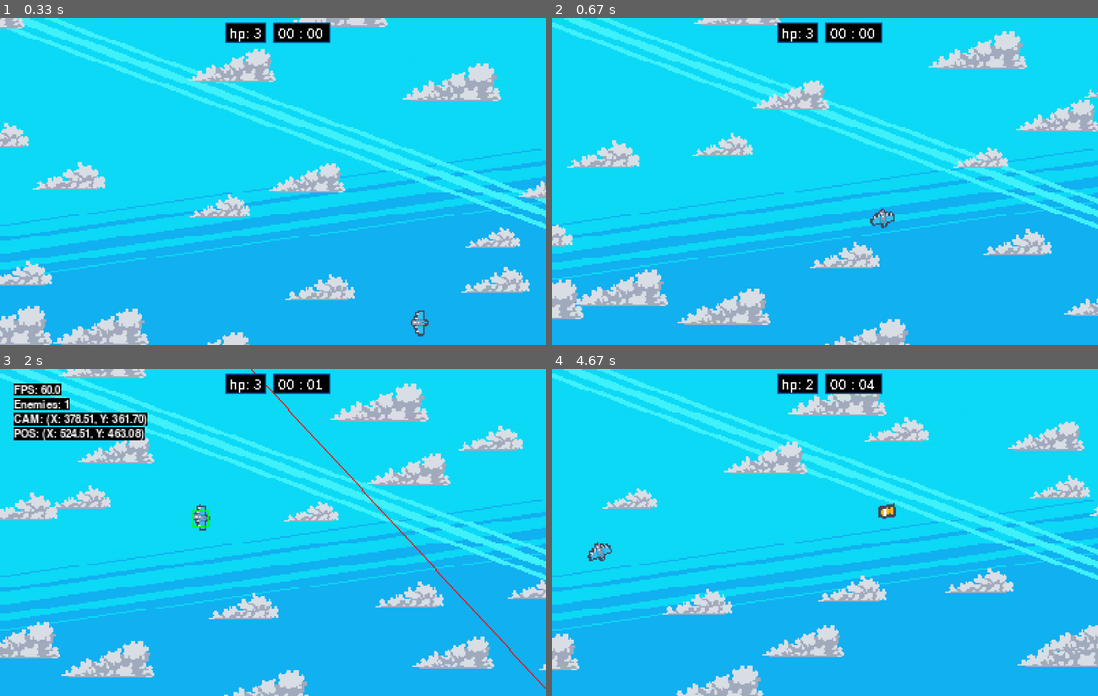
Above: before the commit, frames 1-4 (two rows, left to right).
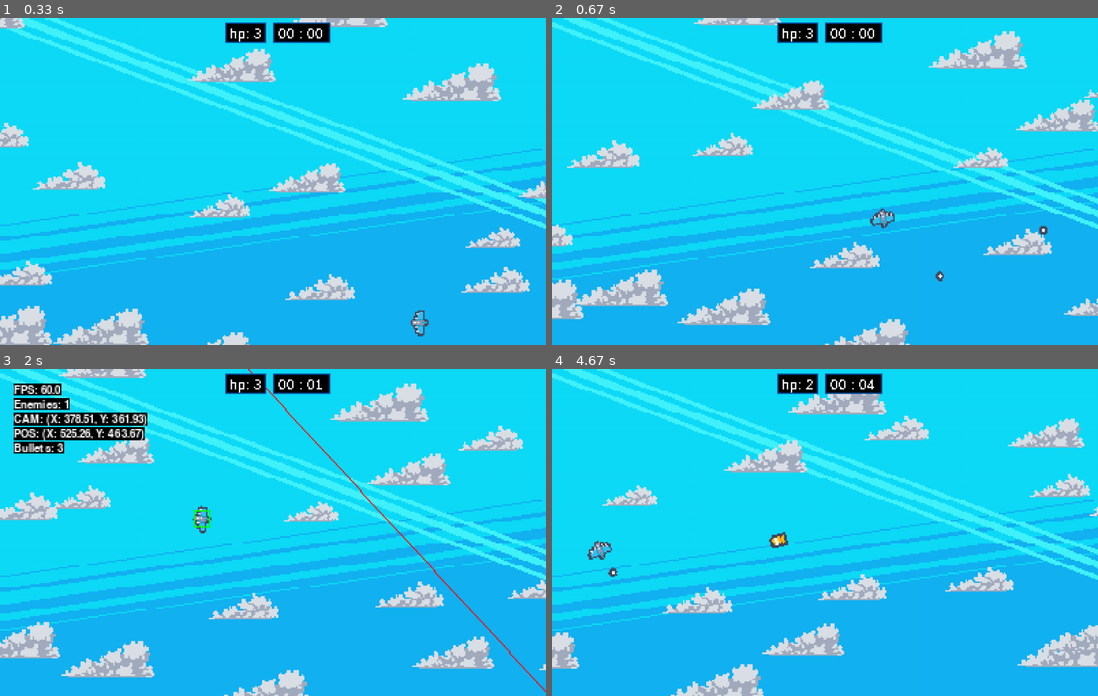
Above: after the commit, the same moments.

Repository: RodolfoFreitas0/Projeto-BIA-IA
Game: pygame game, started from __main__.py
Two runs of this game, one before a commit and one after it. Both use one fixed random seed, a clock stepped at 60 frames per second and the inputs below.
Inputs:
- Up to frame 1 (0.33 s): no input
- Up to frame 2 (0.67 s): hold Space from 0.33 s (still down); hold Right from 0.33 s (still down)
- Up to frame 3 (2 s): release Space at 0.8 s; release Right at 0.8 s; hold Right 0.83-1.3 s; hold Up 1.33-1.63 s; hold Right from 1.67 s (still down); tap B at 1.82 s
- Up to frame 4 (4.67 s): release Right at 2.13 s; hold Left 2.17-2.7 s; hold Down 2.73-3.03 s; tap Space at 3.07, 3.47, 3.77, 3.9, 4.3, 4.6 s; hold Left 3.4-3.8 s; tap B at 3.55 s; hold Up 3.83-4.2 s; hold Right from 4.23 s (still down)

Frame 1 is identical in both runs. In frame 2, less than 0.1% of the frame differs, in the area x 70-91%, y 63-81%; in frame 3, 1.4%; in frame 4, 4.2%, in the area x 0-99%, y 7-100%.

Commit message:
Commit 2 - Jogo 1

Diff:
--- a/__main__.py
+++ b/__main__.py
@@ -1,6 +1,7 @@
 import pygame
 
 from scripts.entities import Player
+from scripts.entities import Bullet, BulletManager
 from scripts.entities import EnemyManager
 
 from scripts.utills.loader import load_img, load_imgs
@@ -19,7 +20,7 @@
         pygame.init()
         pygame.display.set_caption(settings.CAPTION)
         self.screen = pygame.display.set_mode((settings.WINDOW_WIDTH, settings.WINDOW_HEIGHT))
-        pygame.display.toggle_fullscreen()
+        # pygame.display.toggle_fullscreen()
         self.display = pygame.Surface(settings.DISPLAY_SIZE)
 
         self.game_active = True
@@ -37,6 +38,7 @@
         self.assets = {
             "player": pygame.transform.rotate(load_img("kenney_pixelshmup/Ships/Ship_0000.png"), 0),
             "enemy": pygame.transform.rotate(load_img("kenney_pixelshmup/Tiles/tile_0012.png"), 0),
+            "bullet": pygame.transform.rotate(load_img("kenney_pixelshmup/Tiles/tile_0009.png"), 0),
             "background": load_img("background.png"),
             "clouds": load_imgs("clouds")
         }
@@ -56,10 +58,13 @@
         self.player = Player(self, settings.PLAYER_START_POS, settings.PLAYER_SPEED)
         self.player.width = self.assets["player"].get_width()
 
+        self.bullet_manager = BulletManager(self.enemy_manager.enemies)
+
         self.HUD = HUD(self)
 
         self.CAM = Camera(self.player, (self.display_width, self.display_height))
         self.scroll = [0, 0]
+        self.cooldown = 100
 
     def reset(self):
         self.enemy_manager.enemies.clear()
@@ -104,9 +109,19 @@
                      self.highscore = self.score
 
                 self.enemy_manager.update(self.display, self.render_scroll, self.player)
+                self.bullet_manager.update(self.display, self.render_scroll)
 
                 self.player.update(((self.movement[1] - self.movement[0]), 0), rotation)
                 self.player.render(self.display, offset=self.render_scroll)
+
+                if self.player.shooting == True and self.cooldown >= 100:
+                    bullet_pos = self.player.rect().center
+                    bullet_size = (self.assets["bullet"].get_width() / 6, self.assets["bullet"].get_height() / 6)
+                    new_bullet = Bullet(self, bullet_pos, bullet_size)
+                    self.bullet_manager.add(new_bullet)
+                    self.cooldown = 0
+
+                self.cooldown += 10
 
                 if self.player.alive == False:
                     self.game_active = False
--- a/scripts/core/events.py
+++ b/scripts/core/events.py
@@ -20,6 +20,9 @@
             if game.game_active == True:
                 if event.type == pygame.KEYDOWN:
 
+                    if event.key == pygame.K_SPACE:
+                        game.player.shooting = True
+
                     if event.key == pygame.K_a or event.key == pygame.K_LEFT:
                         game.rotation[0] = True
                     if event.key == pygame.K_d or event.key == pygame.K_RIGHT:
@@ -39,6 +42,9 @@
                             print("Debug Mode: ON")
 
                 elif event.type == pygame.KEYUP:
+
+                    if event.key == pygame.K_SPACE:
+                        game.player.shooting = False
 
                     if event.key == pygame.K_a or event.key == pygame.K_LEFT:
                         game.rotation[0] = False
--- a/scripts/entities/__init__.py
+++ b/scripts/entities/__init__.py
@@ -1,6 +1,8 @@
 from .physics_entity import PhysicsEntity
 from .enemy import Enemy
 from .player import Player
+from .bullets import Bullet
+from .bullets import BulletManager
 from .enemy_manager import EnemyManager
 
-__all__ = ["PhysicsEntity", "Player", "Enemy", "EnemyManager"]
+__all__ = ["PhysicsEntity", "Player", "Enemy", "EnemyManager", "Bullet", "BulletManager"]
--- a/scripts/entities/bullets.py
+++ b/scripts/entities/bullets.py
@@ -1,9 +1,67 @@
 import pygame
-from physics_entity import PhysicsEntity
+from .physics_entity import PhysicsEntity
+from scripts.utills.debug import Debug
+import scripts.core.settings as settings
 
-class Bullets:
-    def __init__(self, game, pos, size, speed):
+class Bullet(PhysicsEntity):
+    def __init__(self, game, pos, size):
         super().__init__(game, "bullet", pos, size)
 
-    def update(self, movement=(0, 0)):
-        super().update(tilemap, movement=movement)
+        self.speed = self.max_speed = 6
+        self.angle = game.player.angle
+        self.lifetime = 180
+        self.alive = True
+
+    def outbounds(self, scroll, screen_width, screen_height):
+
+        x_centro = scroll[0] + (screen_width // 2)
+        y_centro = scroll[1] + (screen_height // 2)
+
+        margem = 400
+
+        limite_esquerda = x_centro - (screen_width // 2) - margem
+        limite_direita = x_centro + (screen_width // 2) + margem
+        limite_cima = y_centro - (screen_height // 2) - margem
+        limite_baixo = y_centro + (screen_height // 2) + margem
+
+        if (self.pos[0] < limite_esquerda or
+            self.pos[0] > limite_direita or
+            self.pos[1] < limite_cima or
+            self.pos[1] > limite_baixo):
+            self.alive = False
+
+    def update(self, display, scroll):
+        super().update(movement=(1, 0))
+        self.outbounds(scroll, display.get_width(), display.get_height())
+
+        self.lifetime -= 1
+        if self.lifetime == 0:
+            self.alive = False
+
+class BulletManager:
+        def __init__(self, enemies):
+            self.bullets = []
+            self.enemies = enemies
+
+        def add(self, bullet):
+            self.bullets.append(bullet)
+
+        def update(self, display, scroll):
+            for bullet in self.bullets[:]:
+                bullet.update(display, scroll)
+                bullet.render(display, offset=scroll)
+
+                if not bullet.alive:
+                    self.bullets.remove(bullet)
+                    continue
+
+                for enemy in self.enemies:
+                    if enemy.alive and bullet.rect().colliderect(enemy.rect()):
+                        print("Bala colidiu com inimigo!")
+                        enemy.alive = False
+                        bullet.alive = False
+                        self.bullets.remove(bullet)
+                        break
+
+                if settings.DEBUG_MODE:
+                    Debug(f"Bullets: {len(self.bullets)}", 10, 50, display)
--- a/scripts/entities/enemy.py
+++ b/scripts/entities/enemy.py
@@ -11,6 +11,9 @@
 
         pos, side = self.spawn_pos(scroll, screen_width, screen_height)
         super().__init__(game, "enemy", pos, size)
+
+        self.screenW = screen_width
+        self.screenH = screen_height
 
         self.side = side
         self.enemies = []
@@ -28,6 +31,7 @@
     @classmethod
     def spawn_pos(cls, scroll, screen_width, screen_height):
         side = random.randint(0, 3)
+        # side = ?
 
         x_centro = scroll[0] + (screen_width // 2)
         y_centro = scroll[1] + (screen_height // 2)
@@ -63,25 +67,43 @@
         else:  # Esquerda
             return random.uniform(165, 195)
 
+    def outbounds(self, scroll, screen_width, screen_height):
+
+        x_centro = scroll[0] + (screen_width // 2)
+        y_centro = scroll[1] + (screen_height // 2)
+
+        margem = 400
+
+        if self.side == 0:
+            if self.pos[0] > x_centro + (screen_width // 2) + margem or self.pos[1] > y_centro + (screen_height // 2) + margem:
+                self.alive = False
+        elif self.side == 1:
+            if self.pos[0] < x_centro - (screen_width // 2) - margem or self.pos[1] < y_centro - (screen_height // 2) - margem or self.pos[1] > y_centro + (screen_height // 2) + margem :
+                self.alive = False
+        elif self.side == 2:
+            if self.pos[0] > x_centro + (screen_width // 2) + margem or self.pos[1] < y_centro - (screen_height // 2) - margem:
+                self.alive = False
+        elif self.side == 3:
+            if self.pos[0] > x_centro + (screen_width // 2) + margem or self.pos[1] < y_centro - (screen_height // 2) - margem or self.pos[1] > y_centro + (screen_height // 2) + margem:
+                self.alive = False
+
 
     def update(self, surf, scroll):
 
-        if self.side == 0 or 2:
+        if self.side == 0 or self.side == 2:
             self.max_speed = 3
 
         if self.side == 1:
-            self.max_speed = 1
+            self.max_speed = 1.8
 
         if self.side == 3:
             self.max_speed = 4.5
 
-        self.dis = math.sqrt(((self.final_pos[0] - self.pos[0])** 2) + ((self.final_pos[1] - self.pos[1]) ** 2))
         self.angle += random.uniform(-0.3, 0.3)
 
+        self.outbounds(scroll, self.screenH, self.screenW)
+
         super().update(movement=(1,0))
-
-        if self.dis <= 1000:
-            self.alive = False
 
         if settings.DEBUG_MODE:
             pygame.draw.line(
--- a/scripts/entities/enemy_manager.py
+++ b/scripts/entities/enemy_manager.py
@@ -20,10 +20,17 @@
                     continue
 
                     # Gameover caso o jogador toque no inimigo
-                if enemy.rect().colliderect(player.rect()):
-                    print("Colided")
-                    player.HP -= 1
-                    self.enemies.remove(enemy)
+                if settings.DEBUG_MODE == False:
+                    if enemy.rect().colliderect(player.rect()):
+                        print("Colided")
+                        player.HP -= 1
+                        self.enemies.remove(enemy)
+                else:
+                    if enemy.rect().colliderect(player.rect()):
+                        print("Colided")
+                        self.enemies.remove(enemy)
+
+
             self.enemy_count = len(self.enemies)
             if self.enemy_count > settings.MAX_ENEMIES:
                 self.enemies.clear()
--- a/scripts/entities/physics_entity.py
+++ b/scripts/entities/physics_entity.py
@@ -37,6 +37,8 @@
                 color = (0, 255, 0)
             elif self.type == "enemy":
                 color = (255, 0, 0)
+            elif self.type == "bullet":
+                color = (0, 0, 0)
 
             pygame.draw.rect(surf, color, self.rect().move(-offset[0], -offset[1]), 1)
 
--- a/scripts/entities/player.py
+++ b/scripts/entities/player.py
@@ -4,6 +4,7 @@
 
     def __init__(self, game, pos, size):
         super().__init__(game, "player", pos, size)
+        self.shooting = False
         self.HP = 3
 
     def update(self, movement=(0,0), angle=0):
